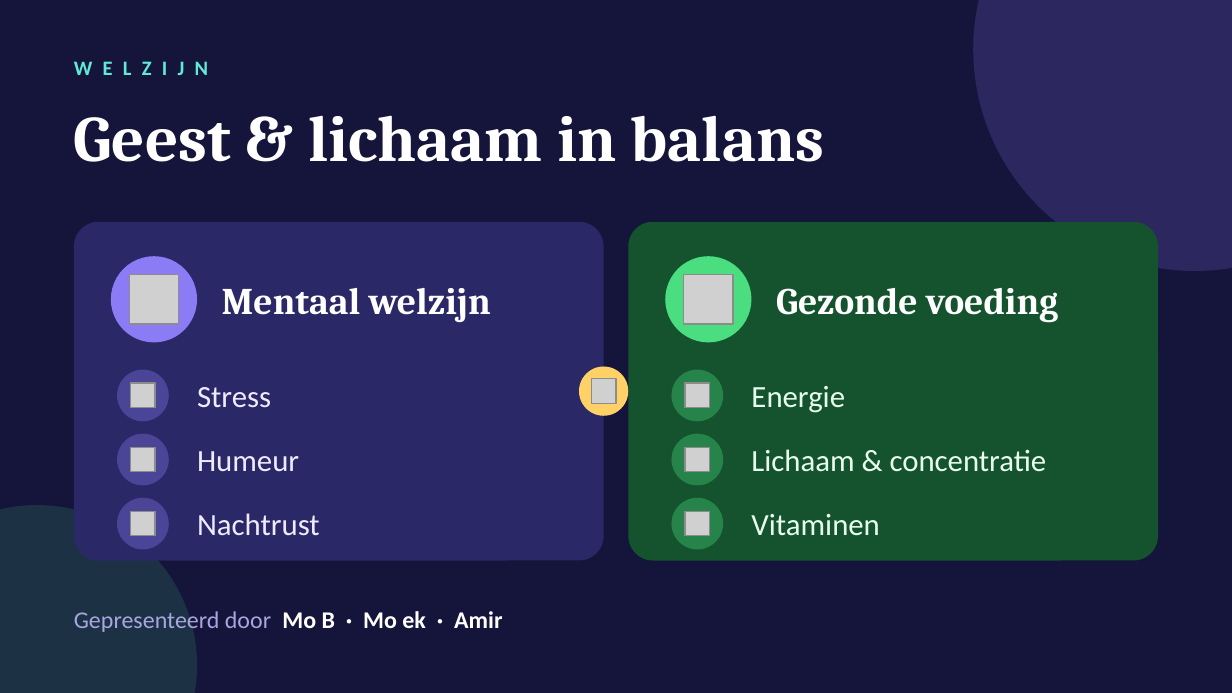
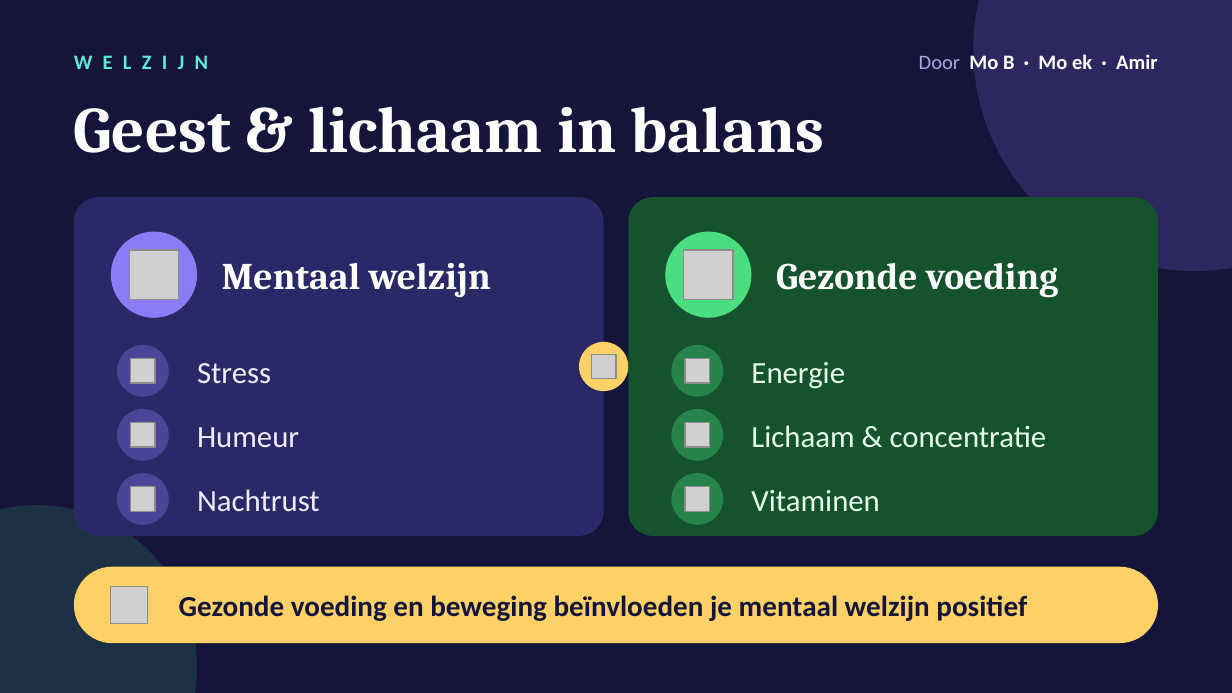
Before and after one commit to 2660master/nano-banana-render, a slide deck: slide 1 of welzijn-presentatie.pptx. Drawn at 1232x693 pixels with LibreOffice and Linux fonts; fonts in the diff are those of the drawing; grey boxes stand for pictures. Boxes give left, top, right and bottom in pixels: in the first picture for what was removed or moved away, otherwise in the second. Text is boxed around its words. In the diff, an @@ line names an element or a change of style, - is before the commit and + after.

```diff
--- a/welzijn-presentatie.pptx
+++ b/welzijn-presentatie.pptx
@@ text "WELZIJN" rewrapped from (74, 49, 690, 86) to (74, 43, 444, 80) @@
@@ text at (919, 54, 1157, 69): text changed; size 14 to 12 pt; text colour #A9A5E0 to #FFFFFF; bold on @@
-Gepresenteerd door Mo B · Mo ek · Amir
+Door Mo B · Mo ek · Amir
@@ text "Geest & lichaam in balans": place and size @@
-text "Geest & lichaam in balans" at (74, 115, 825, 162)
+text "Geest & lichaam in balans" at (74, 106, 825, 153)
@@ 9 pictures, 9 ellipses, 8 texts, 2 rounded rectangles: place and size @@
-9 pictures, 9 ellipses, 8 texts, 2 rounded rectangles at (74, 222, 1158, 561)
+9 pictures, 9 ellipses, 8 texts, 2 rounded rectangles at (74, 197, 1158, 536)
@@ rounded rectangle added at (74, 567, 1158, 643), fill #FFD166 @@
@@ picture added at (111, 586, 148, 623) @@
@@ text added at (179, 595, 1027, 621), 17 pt, text #15143A, bold @@
+Gezonde voeding en beweging beïnvloeden je mentaal welzijn positief
```
